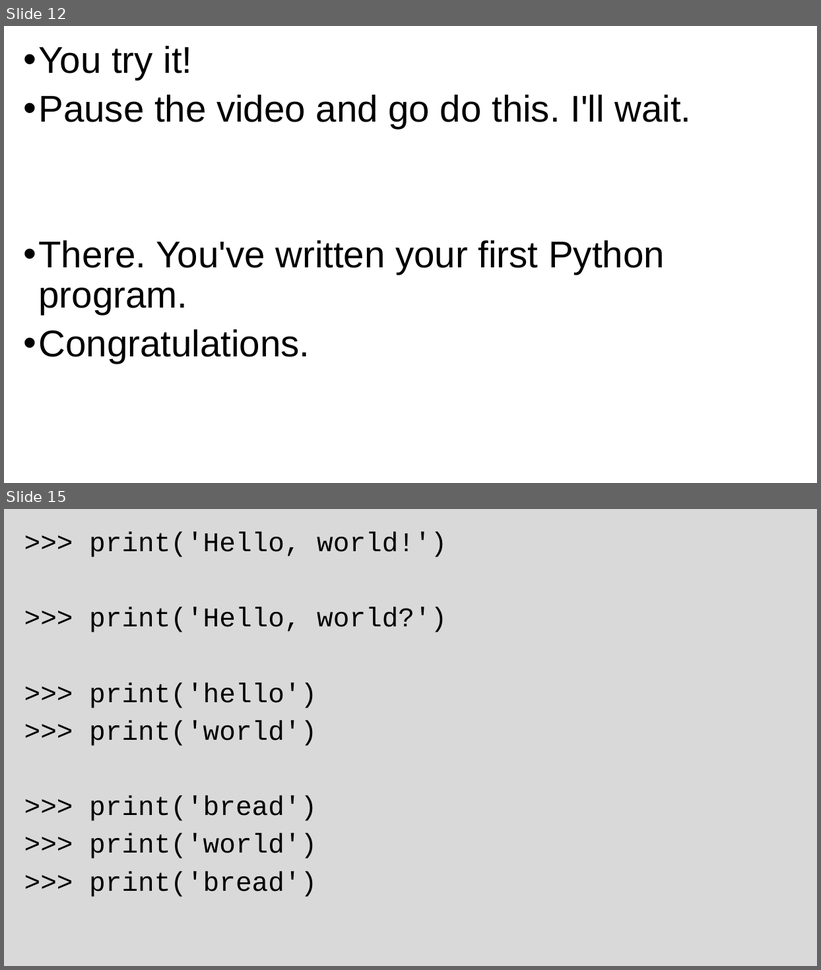
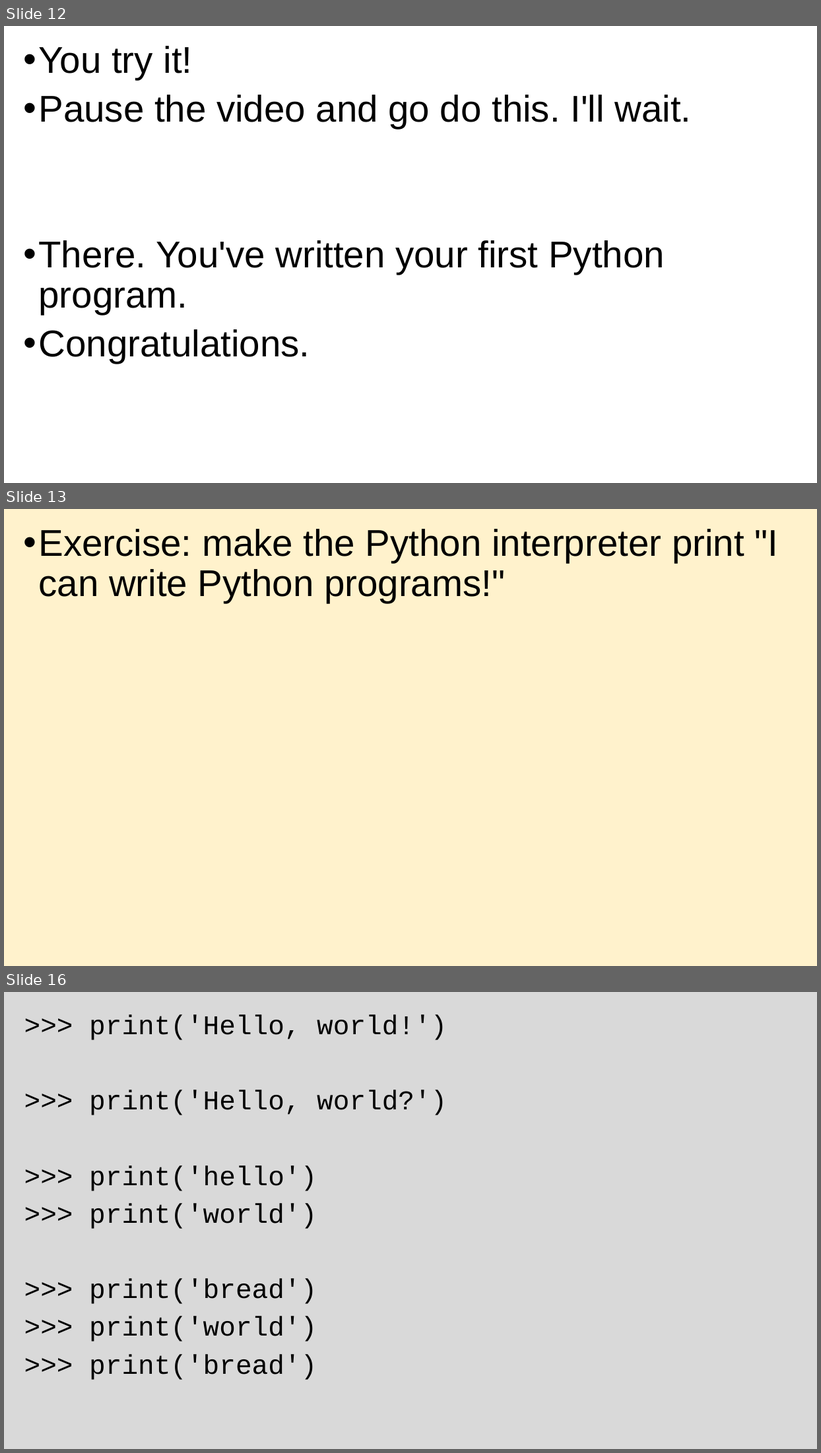
Before and after one commit to grimmelm/ctech404, a slide deck: ctech401/module_1/CTECH401 Module 1 - Hello World and Storing Data.pptx. Shown one above the other, each under a label of ours: slides 12 and 15 before the commit, slides 12, 13 and 16 after it; the slides between them are not shown. The pictures are 821x970 and 821x1453 pixels, drawn with LibreOffice and Linux fonts; fonts in the diff are those of the drawing. Boxes give left, top, right and bottom in pixels: in the first picture for what was removed or moved away, otherwise in the second. Text is boxed around its words. In the diff, an @@ line names an element or a change of style, - is before the commit and + after.

```diff
--- a/ctech401/module_1/CTECH401 Module 1 - Hello World and Storing Data.pptx
+++ b/ctech401/module_1/CTECH401 Module 1 - Hello World and Storing Data.pptx
@@ slide 13 added at (4,509,817,966), background #FFF2CC @@
@@ text added at (38,529,778,603), 44 pt, text #000000 @@
+• Exercise: make the Python interpreter print "I can write Python programs!"
@@ what was slide 15 is now slide 16 @@
```
Also in this commit, not shown: 10 slides changed, 7 other slides added, 2 slides removed, 2 other files.
